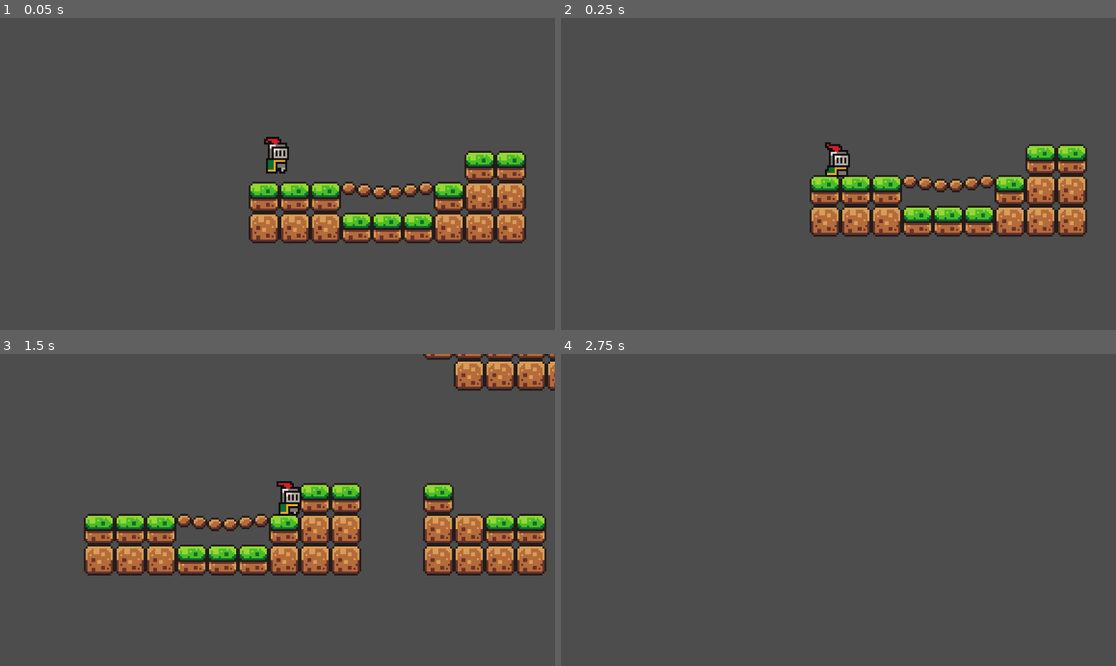
Above: before the commit, frames 1-4 (two rows, left to right).
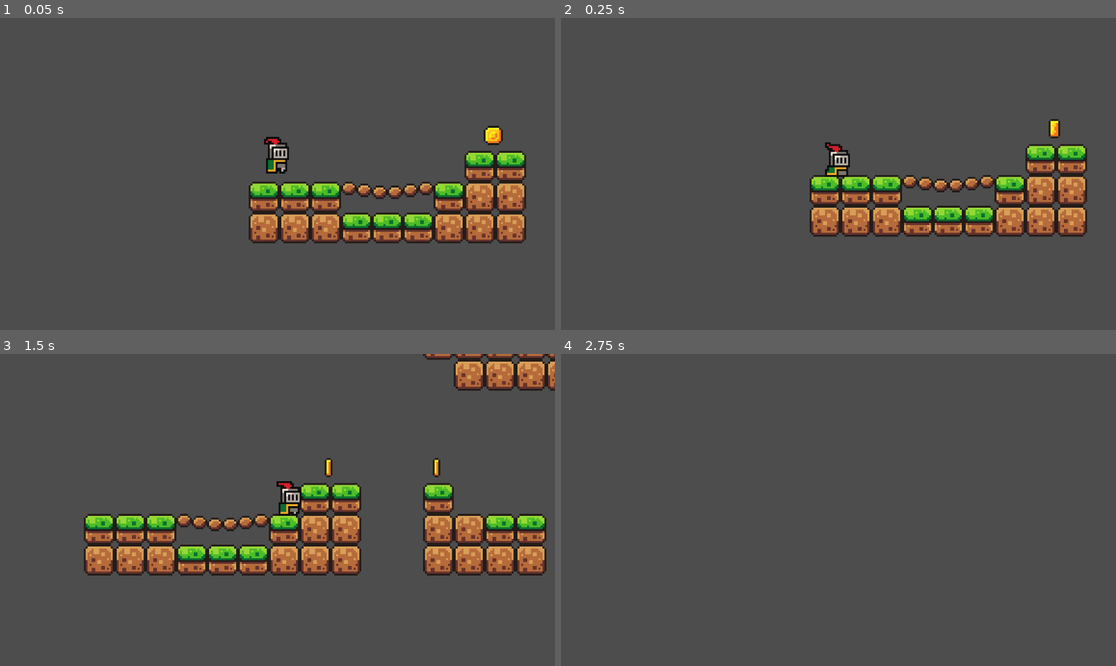
Above: after the commit, the same moments.

Repository: NicolasGarric/godot-knight-jumper
Game: Godot game, scene res://scenes/game.tscn
Same seed, same stepped clock (60 frames per second), same inputs: the game is played once before the commit and once after it.
Inputs:
- Up to frame 1 (0.05 s): no input
- Up to frame 2 (0.25 s): no input
- Up to frame 3 (1.5 s): tap Enter (ui_accept) at 0.5, 0.77 s; hold Right (ui_right) from 0.53 s (still down)
- Up to frame 4 (2.75 s): tap Enter (ui_accept) at 1.52 s; release Right (ui_right) at 2.03 s; hold Left (ui_left) from 2.03 s (still down)

The runs differ from the first frame. In frame 1, 0.2% of the frame differs, in the area x 87-91%, y 34-41%; in frame 2, 0.1%; in frame 3, 0.2%; in frame 4, nothing differs.

Commit message:
Coin scene created and added to the game map

Diff:
--- /dev/null
+++ b/godot-knight-jumper/scenes/coin.tscn
@@ -0,0 +1,108 @@
+[gd_scene load_steps=16 format=3 uid="uid://c2lje47tybwvc"]
+
+[ext_resource type="Texture2D" uid="uid://xdjkhfyavgcm" path="res://assets/sprites/coin.png" id="1_o4y6x"]
+
+[sub_resource type="AtlasTexture" id="AtlasTexture_fe4s7"]
+atlas = ExtResource("1_o4y6x")
+region = Rect2(0, 0, 16, 16)
+
+[sub_resource type="AtlasTexture" id="AtlasTexture_p2tq5"]
+atlas = ExtResource("1_o4y6x")
+region = Rect2(16, 0, 16, 16)
+
+[sub_resource type="AtlasTexture" id="AtlasTexture_w0mjb"]
+atlas = ExtResource("1_o4y6x")
+region = Rect2(32, 0, 16, 16)
+
+[sub_resource type="AtlasTexture" id="AtlasTexture_4xicp"]
+atlas = ExtResource("1_o4y6x")
+region = Rect2(48, 0, 16, 16)
+
+[sub_resource type="AtlasTexture" id="AtlasTexture_h1rla"]
+atlas = ExtResource("1_o4y6x")
+region = Rect2(64, 0, 16, 16)
+
+[sub_resource type="AtlasTexture" id="AtlasTexture_h26b6"]
+atlas = ExtResource("1_o4y6x")
+region = Rect2(80, 0, 16, 16)
+
+[sub_resource type="AtlasTexture" id="AtlasTexture_g2tmr"]
+atlas = ExtResource("1_o4y6x")
+region = Rect2(96, 0, 16, 16)
+
+[sub_resource type="AtlasTexture" id="AtlasTexture_48gn0"]
+atlas = ExtResource("1_o4y6x")
+region = Rect2(112, 0, 16, 16)
+
+[sub_resource type="AtlasTexture" id="AtlasTexture_xpki4"]
+atlas = ExtResource("1_o4y6x")
+region = Rect2(128, 0, 16, 16)
+
+[sub_resource type="AtlasTexture" id="AtlasTexture_36rhg"]
+atlas = ExtResource("1_o4y6x")
+region = Rect2(144, 0, 16, 16)
+
+[sub_resource type="AtlasTexture" id="AtlasTexture_coc08"]
+atlas = ExtResource("1_o4y6x")
+region = Rect2(160, 0, 16, 16)
+
+[sub_resource type="AtlasTexture" id="AtlasTexture_duqii"]
+atlas = ExtResource("1_o4y6x")
+region = Rect2(176, 0, 16, 16)
+
+[sub_resource type="SpriteFrames" id="SpriteFrames_6queq"]
+animations = [{
+"frames": [{
+"duration": 1.0,
+"texture": SubResource("AtlasTexture_fe4s7")
+}, {
+"duration": 1.0,
+"texture": SubResource("AtlasTexture_p2tq5")
+}, {
+"duration": 1.0,
+"texture": SubResource("AtlasTexture_w0mjb")
+}, {
+"duration": 1.0,
+"texture": SubResource("AtlasTexture_4xicp")
+}, {
+"duration": 1.0,
+"texture": SubResource("AtlasTexture_h1rla")
+}, {
+"duration": 1.0,
+"texture": SubResource("AtlasTexture_h26b6")
+}, {
+"duration": 1.0,
+"texture": SubResource("AtlasTexture_g2tmr")
+}, {
+"duration": 1.0,
+"texture": SubResource("AtlasTexture_48gn0")
+}, {
+"duration": 1.0,
+"texture": SubResource("AtlasTexture_xpki4")
+}, {
+"duration": 1.0,
+"texture": SubResource("AtlasTexture_36rhg")
+}, {
+"duration": 1.0,
+"texture": SubResource("AtlasTexture_coc08")
+}, {
+"duration": 1.0,
+"texture": SubResource("AtlasTexture_duqii")
+}],
+"loop": true,
+"name": &"default",
+"speed": 10.0
+}]
+
+[sub_resource type="CircleShape2D" id="CircleShape2D_i00et"]
+radius = 5.09902
+
+[node name="coin" type="Area2D"]
+
+[node name="AnimatedSprite2D" type="AnimatedSprite2D" parent="."]
+sprite_frames = SubResource("SpriteFrames_6queq")
+autoplay = "default"
+frame_progress = 0.404906
+
+[node name="CollisionShape2D" type="CollisionShape2D" parent="."]
+shape = SubResource("CircleShape2D_i00et")
--- a/godot-knight-jumper/scenes/game.tscn
+++ b/godot-knight-jumper/scenes/game.tscn
@@ -1,8 +1,9 @@
-[gd_scene load_steps=12 format=3 uid="uid://cc6yfxa71ecl5"]
+[gd_scene load_steps=13 format=3 uid="uid://cc6yfxa71ecl5"]
 
 [ext_resource type="Texture2D" uid="uid://dqxhxieu6loy0" path="res://assets/sprites/world_tileset.png" id="1_ag6ng"]
 [ext_resource type="PackedScene" uid="uid://bfcmxyfps6aqx" path="res://scenes/player.tscn" id="1_pewfk"]
 [ext_resource type="PackedScene" uid="uid://d2gp3lb4jdnp4" path="res://scenes/platform.tscn" id="3_5hfyl"]
+[ext_resource type="PackedScene" uid="uid://c2lje47tybwvc" path="res://scenes/coin.tscn" id="4_tvrc1"]
 
 [sub_resource type="TileSetAtlasSource" id="TileSetAtlasSource_ljktv"]
 texture = ExtResource("1_ag6ng")
@@ -281,3 +282,45 @@
 "": SubResource("AnimationLibrary_3qbru")
 }
 autoplay = "move"
+
+[node name="coin" parent="." instance=ExtResource("4_tvrc1")]
+position = Vector2(-17, -56)
+
+[node name="coin2" parent="." instance=ExtResource("4_tvrc1")]
+position = Vector2(39, -56)
+
+[node name="coin3" parent="." instance=ExtResource("4_tvrc1")]
+position = Vector2(175, -41)
+
+[node name="coin4" parent="." instance=ExtResource("4_tvrc1")]
+position = Vector2(164, -153)
+
+[node name="coin5" parent="." instance=ExtResource("4_tvrc1")]
+position = Vector2(-72, -236)
+
+[node name="coin6" parent="." instance=ExtResource("4_tvrc1")]
+position = Vector2(-200, -300)
+
+[node name="coin7" parent="." instance=ExtResource("4_tvrc1")]
+position = Vector2(-40, -394)
+
+[node name="coin8" parent="." instance=ExtResource("4_tvrc1")]
+position = Vector2(-24, -394)
+
+[node name="coin9" parent="." instance=ExtResource("4_tvrc1")]
+position = Vector2(-7, -394)
+
+[node name="coin10" parent="." instance=ExtResource("4_tvrc1")]
+position = Vector2(8, -394)
+
+[node name="coin11" parent="." instance=ExtResource("4_tvrc1")]
+position = Vector2(24, -394)
+
+[node name="coin12" parent="." instance=ExtResource("4_tvrc1")]
+position = Vector2(39, -394)
+
+[node name="coin13" parent="." instance=ExtResource("4_tvrc1")]
+position = Vector2(203, -471)
+
+[node name="coin14" parent="." instance=ExtResource("4_tvrc1")]
+position = Vector2(409, -473)
